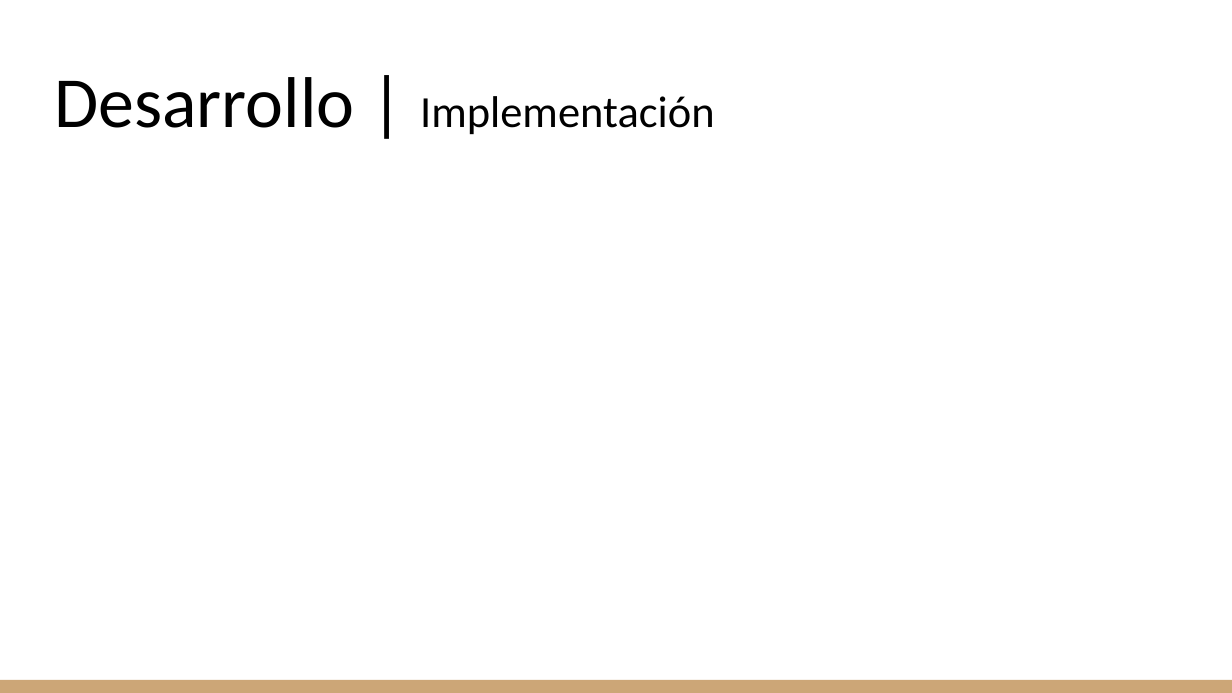
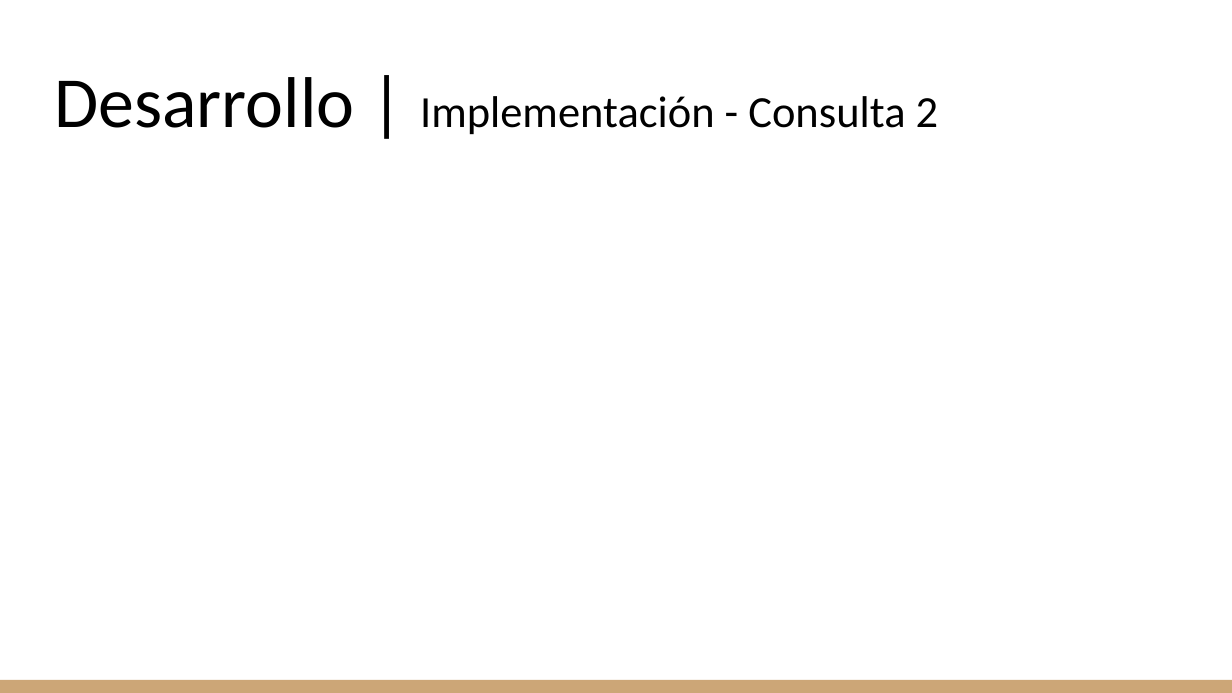
Before and after one commit to 0xftorres/trabajo-final-estructuras-y-algoritmos, a slide deck: slide 14 of docs/pptx-primeraentrega.pptx (slide 6 before the commit). Drawn at 1232x693 pixels with LibreOffice and Linux fonts; fonts in the diff are those of the drawing. Boxes give left, top, right and bottom in pixels: in the first picture for what was removed or moved away, otherwise in the second. Text is boxed around its words. In the diff, an @@ line names an element or a change of style, - is before the commit and + after.

```diff
--- a/docs/pptx-primeraentrega.pptx
+++ b/docs/pptx-primeraentrega.pptx
@@ title at bbox=[54, 77, 939, 135]: text changed @@
-Desarrollo | Implementación
+Desarrollo | Implementación - Consulta 2
```
Also in this commit, not shown: 4 other slides changed, 7 slides added, 1 slide removed.
